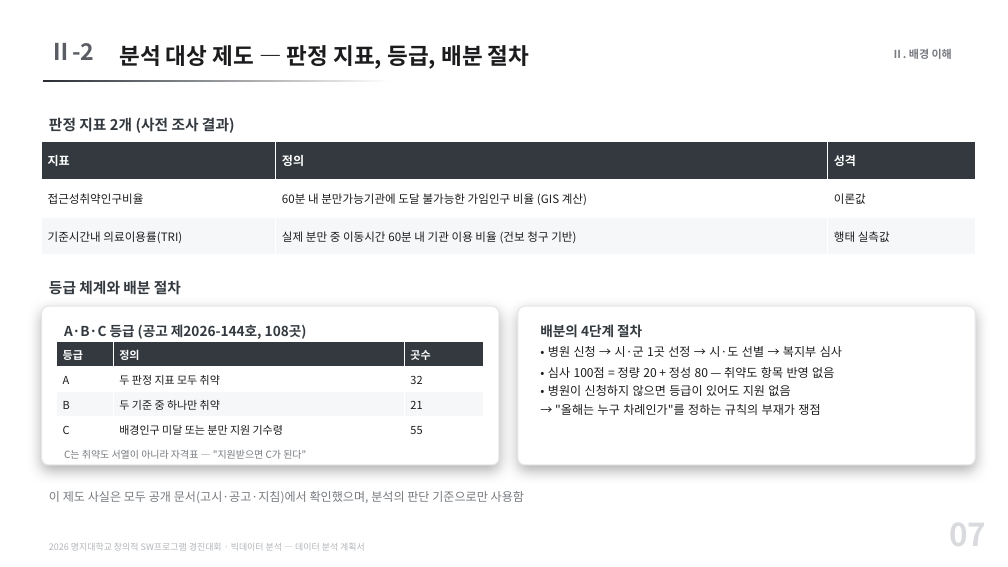
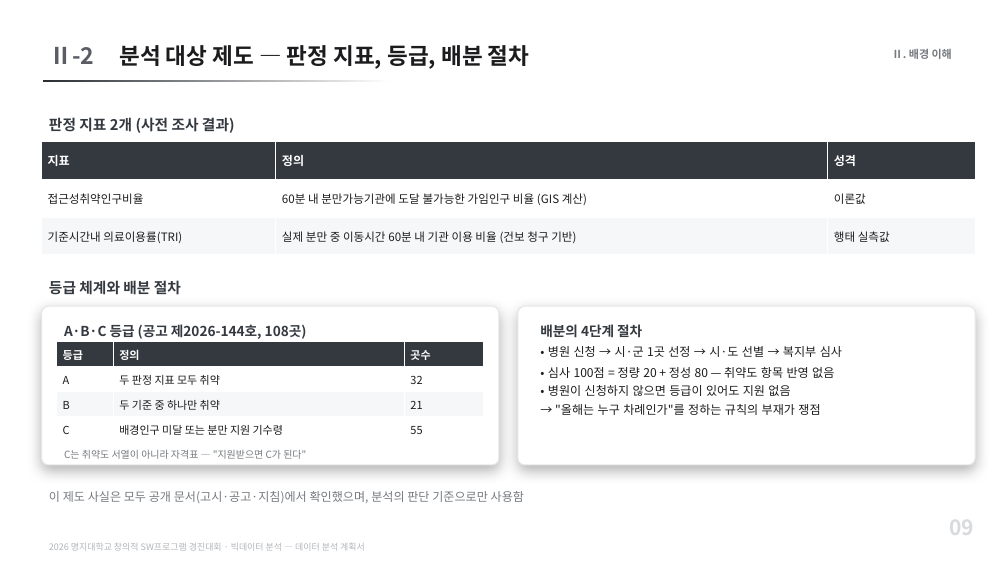
Before and after one commit to karvvan/maternity-care-policy-audit, a slide deck: slide 9 of 04_제출물/데이터분석_계획서.pptx (slide 7 before the commit). Drawn at 1008x567 pixels with LibreOffice and Linux fonts; fonts in the diff are those of the drawing. Boxes give left, top, right and bottom in pixels: in the first picture for what was removed or moved away, otherwise in the second. Text is boxed around its words. In the diff, an @@ line names an element or a change of style, - is before the commit and + after.

```diff
--- a/04_제출물/데이터분석_계획서.pptx
+++ b/04_제출물/데이터분석_계획서.pptx
@@ text "Ⅱ-2": place and size @@
-text "Ⅱ-2" at (49, 43, 94, 60)
+text "Ⅱ-2" at (49, 47, 94, 64)
@@ text at (949, 511, 974, 541): text changed; size 30 to 20 pt @@
-07
+09
```
Also in this commit, not shown: 12 other slides changed, 4 slides added, 2 other files.
